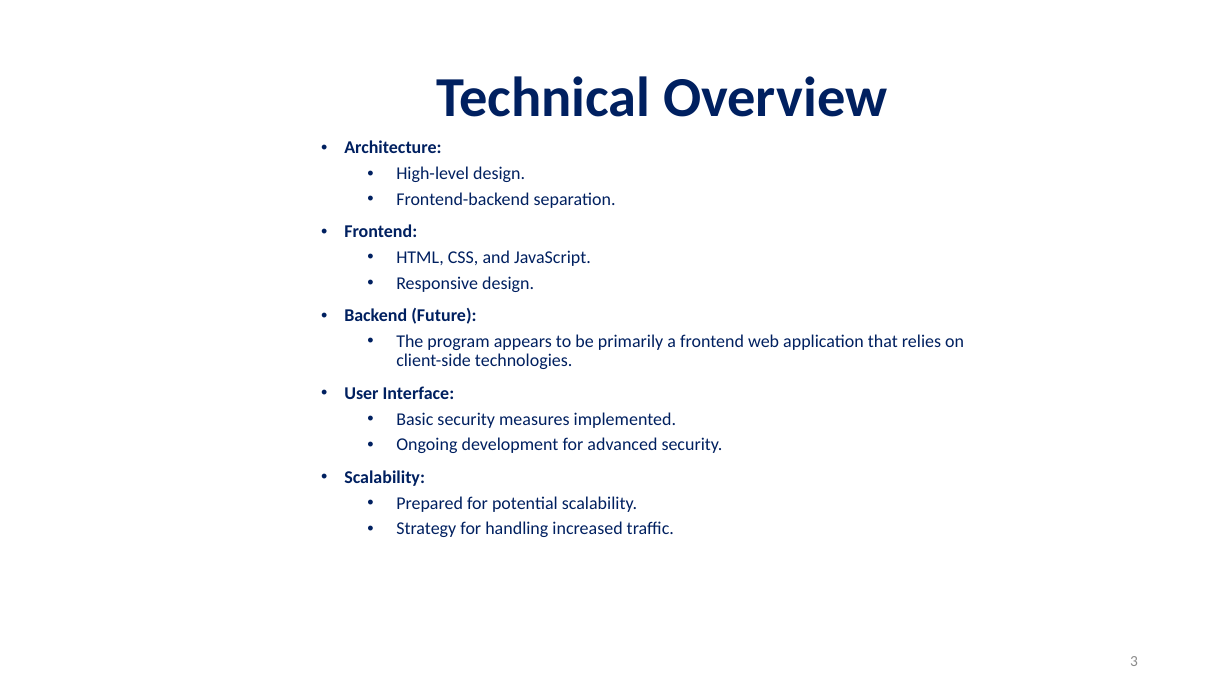
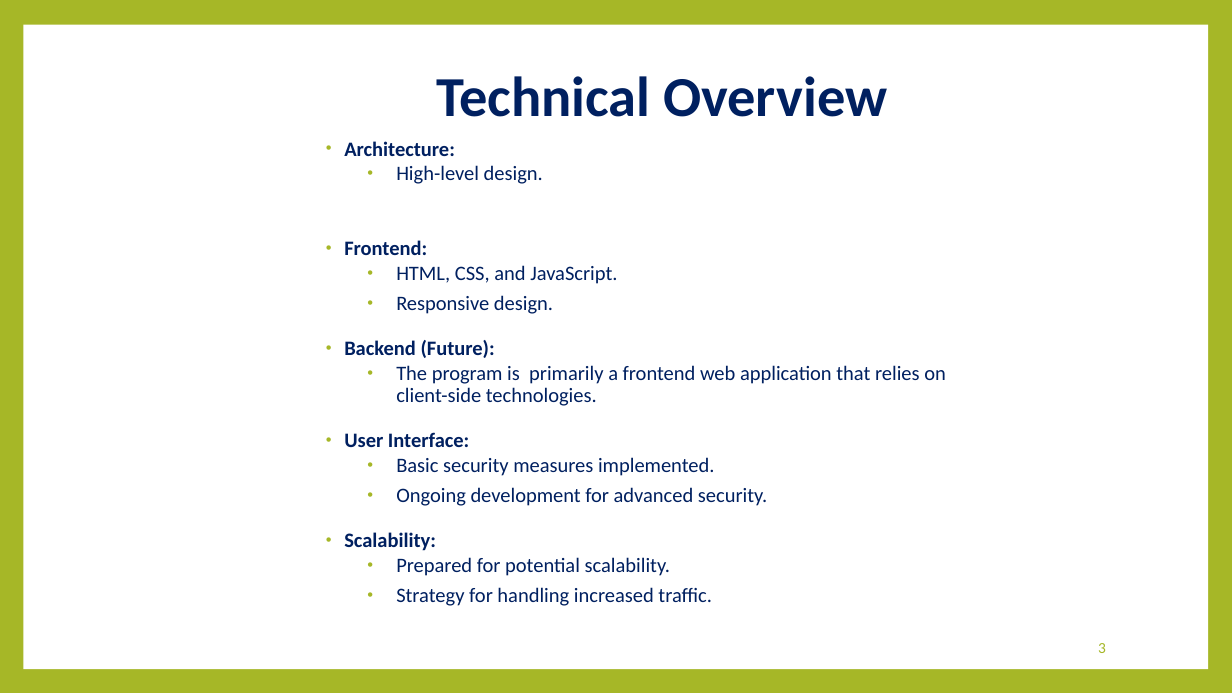
Before and after one commit to ulemumwenye/trivia101, a slide deck: slide 3 of trivia 101 final presentation.pptx. Drawn at 1232x693 pixels with LibreOffice and Linux fonts; fonts in the diff are those of the drawing. Boxes give left, top, right and bottom in pixels: in the first picture for what was removed or moved away, otherwise in the second. Text is boxed around its words. In the diff, an @@ line names an element or a change of style, - is before the commit and + after.

Commit message:
npl
push

```diff
--- a/trivia 101 final presentation.pptx
+++ b/trivia 101 final presentation.pptx
@@ background #FFFFFF to #A6B727 @@
@@ rectangle added at (23, 25, 1208, 669), fill #FFFFFF @@
@@ text at (344, 141, 767, 606): size 14 to 16 pt in "Architecture:", "High-level design.", "Frontend:", "HTML, CSS, and JavaScript." and 8 more places; indent changed; more space between paragraphs @@
@@ text at (396, 192, 616, 208): paragraph removed @@
-  • Frontend-backend separation.
@@ text at (396, 365, 946, 406): text changed; size 14 to 16 pt @@
-  • The program appears to be primarily a frontend web application that relies on client-side technologies.
+  • The program is primarily a frontend web application that relies on client-side technologies.
@@ page number: place and size @@
-page number at (1130, 656, 1138, 666)
+page number at (1098, 643, 1106, 653)
@@ page number at (1098, 643, 1106, 653): text colour #8C8C8C to #A6B727 @@
```
Also in this commit, not shown: 7 other slides changed.
